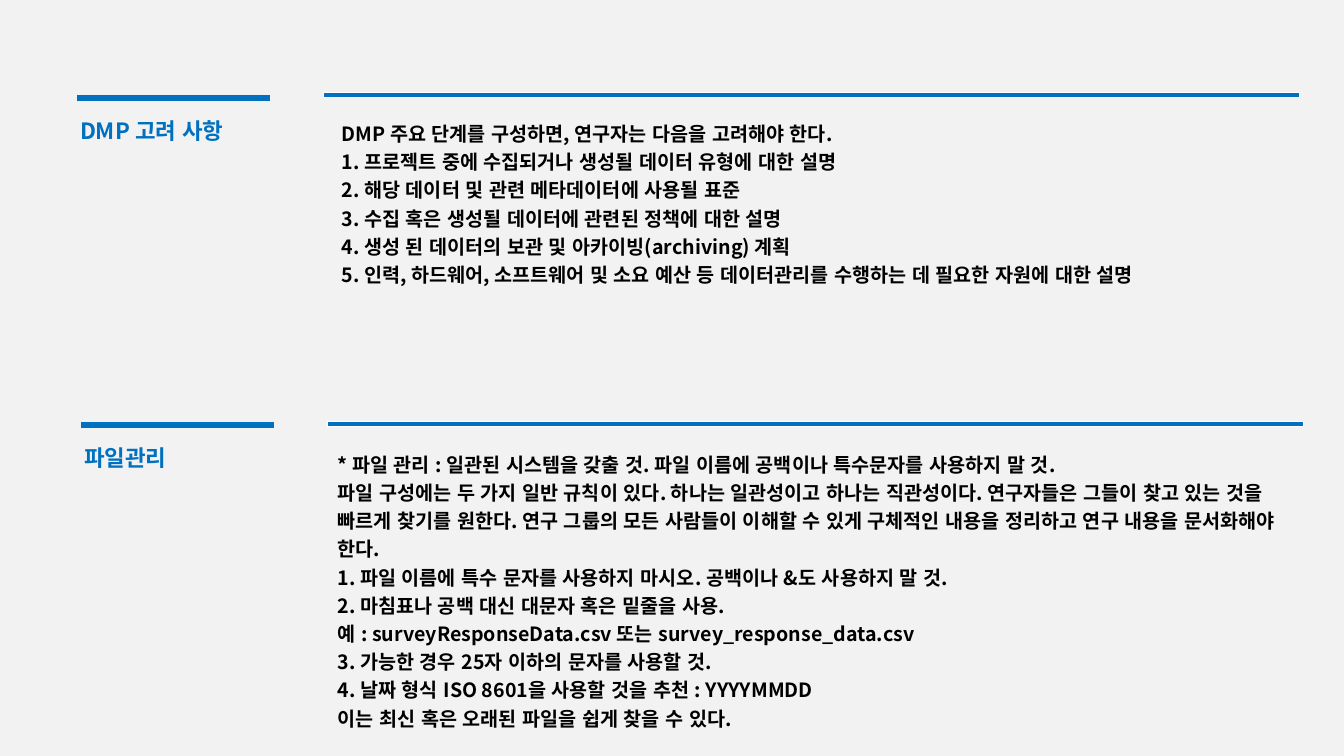
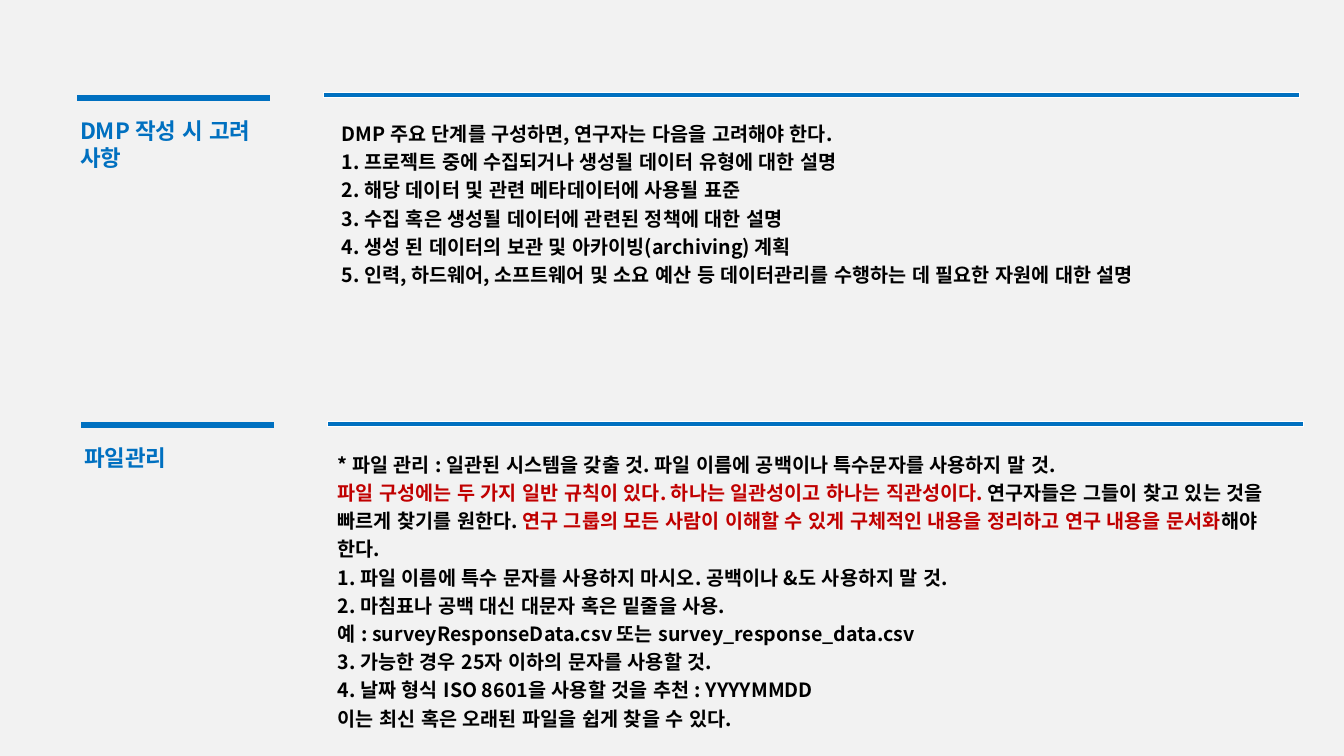
Before and after one commit to FL3Xxxx/kigm, a slide deck: slide 9 of DataMangementPlan.pptx (slide 7 before the commit). Drawn at 1344x756 pixels with LibreOffice and Linux fonts; fonts in the diff are those of the drawing. Boxes give left, top, right and bottom in pixels: in the first picture for what was removed or moved away, otherwise in the second. Text is boxed around its words. In the diff, an @@ line names an element or a change of style, - is before the commit and + after.

```diff
--- a/DataMangementPlan.pptx
+++ b/DataMangementPlan.pptx
@@ text at [80,120,250,168]: text changed @@
-DMP 고려 사항
+DMP 작성 시 고려 사항
@@ text at [338,483,1263,558]: text changed; text colour #000000 to #C00000 @@
-파일 구성에는 두 가지 일반 규칙이 있다. 하나는 일관성이고 하나는 직관성이다. 연구자들은 그들이 찾고 있는 것을 빠르게 찾기를 원한다. 연구 그룹의 모든 사람들이 이해할 수 있게 구체적인 내용을 정리하고 연구 내용을 문서화해야 한다.
+파일 구성에는 두 가지 일반 규칙이 있다. 하나는 일관성이고 하나는 직관성이다. 연구자들은 그들이 찾고 있는 것을 빠르게 찾기를 원한다. 연구 그룹의 모든 사람이 이해할 수 있게 구체적인 내용을 정리하고 연구 내용을 문서화해야 한다.
```
Also in this commit, not shown: 9 other slides changed, 6 slides added, 1 slide removed, 1 other file.
